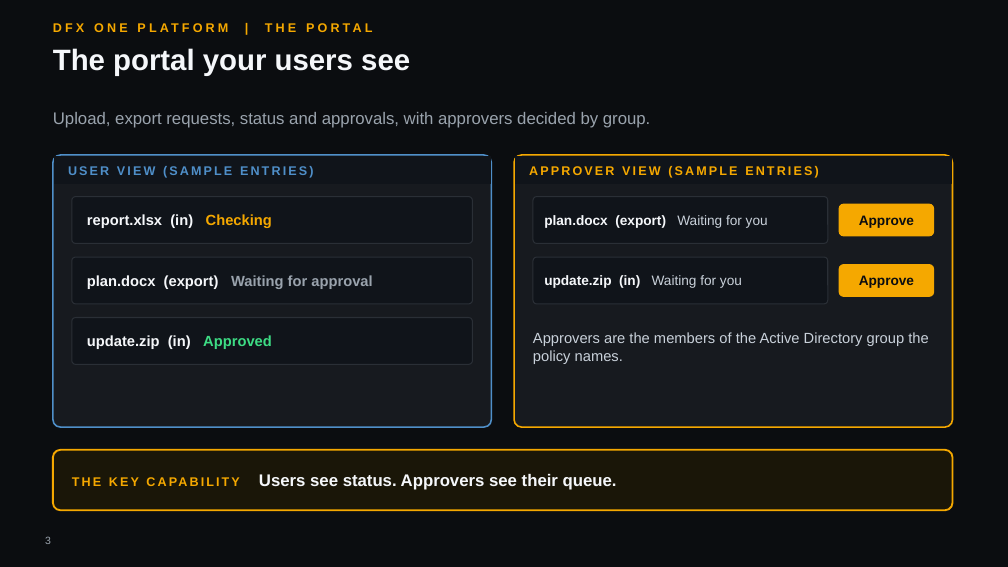
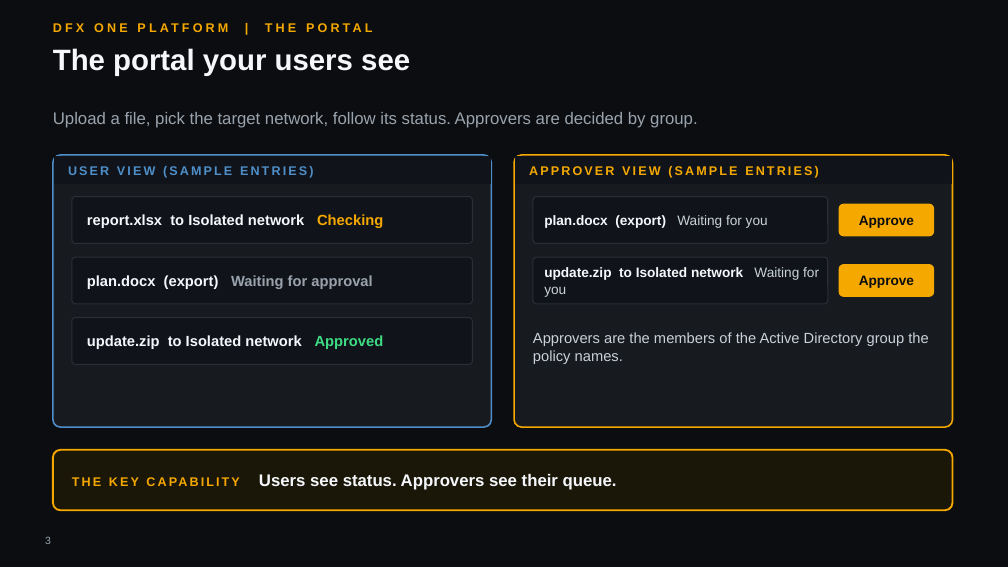
Before and after one commit to hybridus/DFX_Marketing, a slide deck: slide 3 of Projects/06_Presales_OnePlatform_Deck/DFX_OnePlatform_corp.pptx. Drawn at 1008x567 pixels with LibreOffice and Linux fonts; fonts in the diff are those of the drawing; background and template pictures are left out. Boxes give left, top, right and bottom in pixels: in the first picture for what was removed or moved away, otherwise in the second. Text is boxed around its words. In the diff, an @@ line names an element or a change of style, - is before the commit and + after.

```diff
--- a/Projects/06_Presales_OnePlatform_Deck/DFX_OnePlatform_corp.pptx
+++ b/Projects/06_Presales_OnePlatform_Deck/DFX_OnePlatform_corp.pptx
@@ text at [53, 112, 697, 128]: text changed @@
-Upload, export requests, status and approvals, with approvers decided by group.
+Upload a file, pick the target network, follow its status. Approvers are decided by group.
@@ text at [87, 214, 383, 228]: text changed @@
-report.xlsx (in) Checking
+report.xlsx to Isolated network Checking
@@ text at [544, 267, 819, 297]: text changed @@
-update.zip (in) Waiting for you
+update.zip to Isolated network Waiting for you
@@ text at [87, 335, 384, 349]: text changed @@
-update.zip (in) Approved
+update.zip to Isolated network Approved
```
Also in this commit, not shown: 2 other slides changed, 3 slides added, 15 other files.
